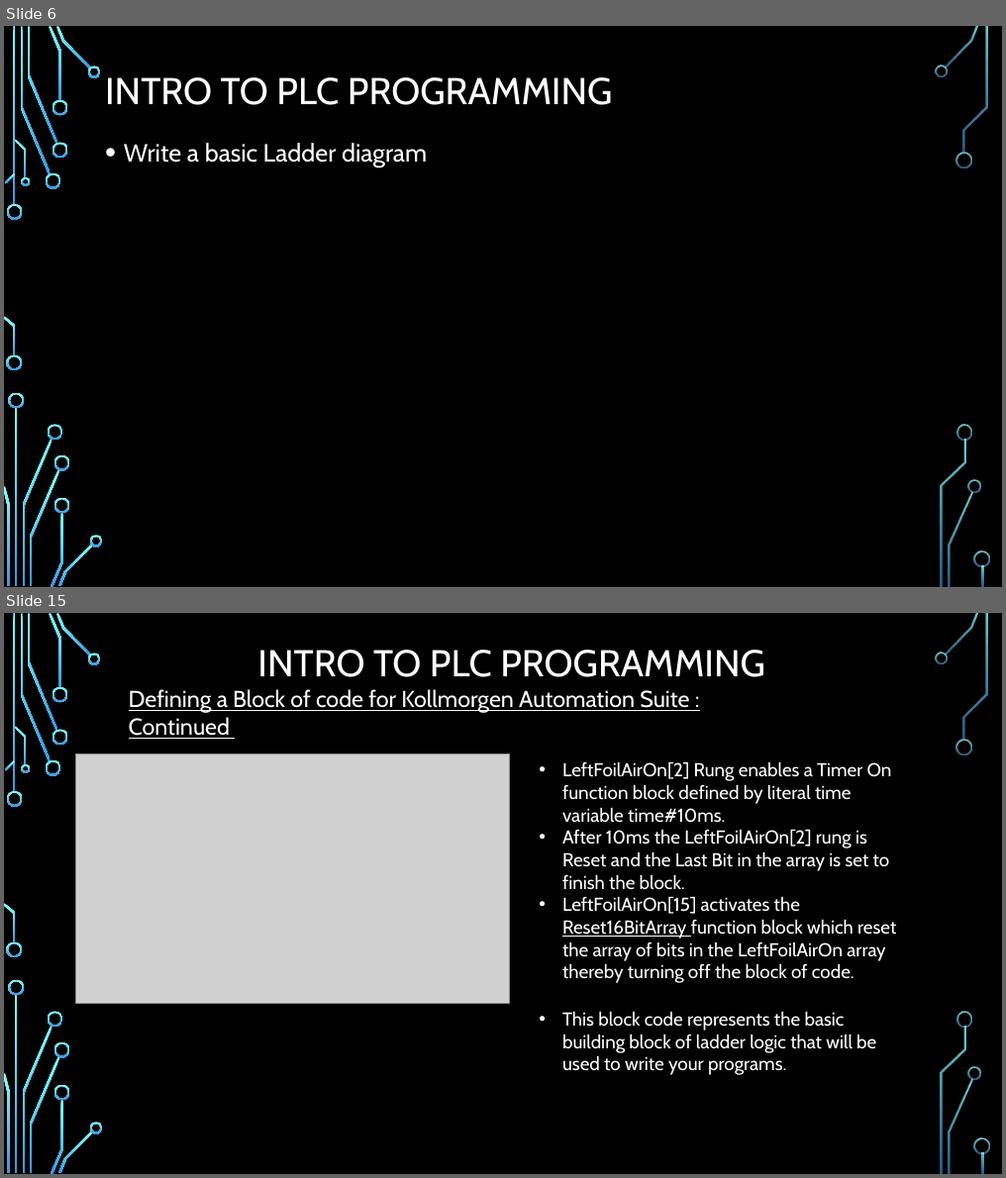
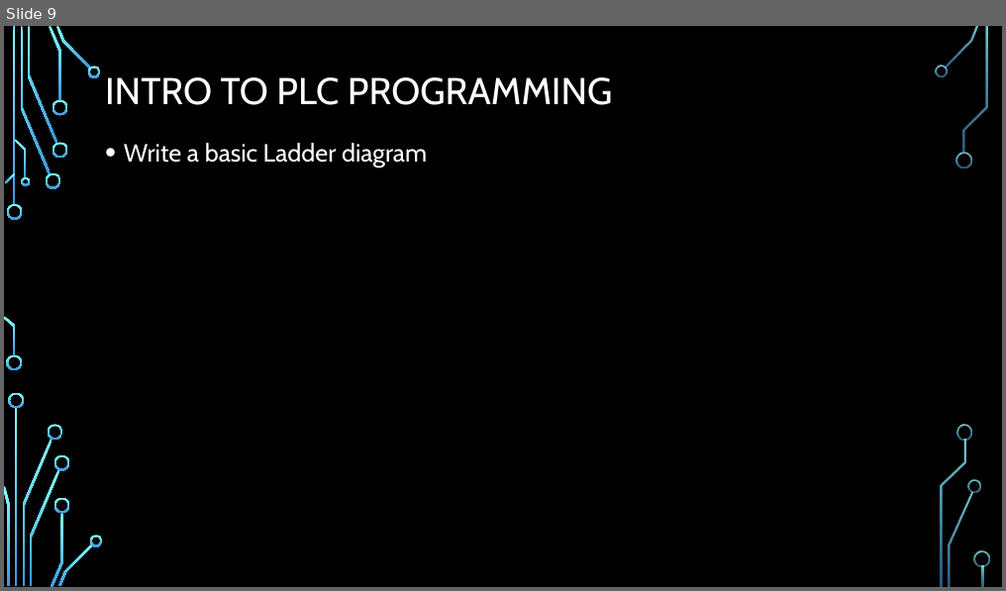
Before and after one commit to ramo1266/PLCProgrammingCourse, a slide deck: PowerPoint/Introduction To PLC programming.pptx. Shown one above the other, each under a label of ours: slides 6 and 15 before the commit, slide 9 after it; the slides between them are not shown. The pictures are 1006x1178 and 1006x591 pixels, drawn with LibreOffice and Linux fonts; fonts in the diff are those of the drawing; grey boxes stand for pictures; background and template pictures are left out. Boxes give left, top, right and bottom in pixels: in the first picture for what was removed or moved away, otherwise in the second. Text is boxed around its words. In the diff, an @@ line names an element or a change of style, - is before the commit and + after.

```diff
--- a/PowerPoint/Introduction To PLC programming.pptx
+++ b/PowerPoint/Introduction To PLC programming.pptx
@@ slide 15 removed at bbox=[4, 613, 1002, 1174], background picture (left out); not listed: 36 template elements that a slide beside it also shows @@
@@ title removed at bbox=[257, 650, 765, 677] @@
-INTRO TO PLC PROGRAMMING
@@ text removed at bbox=[129, 689, 689, 739] @@
-Defining a Block of code for Kollmorgen Automation Suite : Continued
@@ picture removed at bbox=[76, 754, 509, 1004] @@
@@ text removed at bbox=[562, 761, 896, 983] @@
-• LeftFoilAirOn[2] Rung enables a Timer On function block defined by literal time variable time#10ms.
-• After 10ms the LeftFoilAirOn[2] rung is Reset and the Last Bit in the array is set to finish the block.
-• LeftFoilAirOn[15] activates the Reset16BitArray function block which reset the array of bits in the LeftFoilAirOn array thereby turning off the block of code.
@@ text removed at bbox=[562, 1011, 876, 1075] @@
-• This block code represents the basic building block of ladder logic that will be used to write your programs.
@@ what was slide 6 is now slide 9 @@
```
Also in this commit, not shown: 4 slides changed, 2 slides added, 7 other slides removed, 3 other files.
